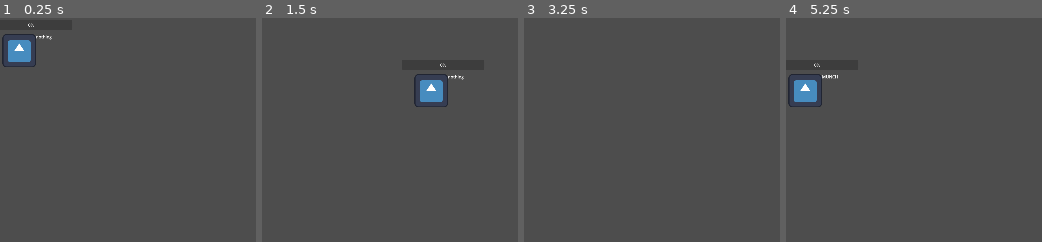
Above: before the commit, frames 1-4 (left to right).
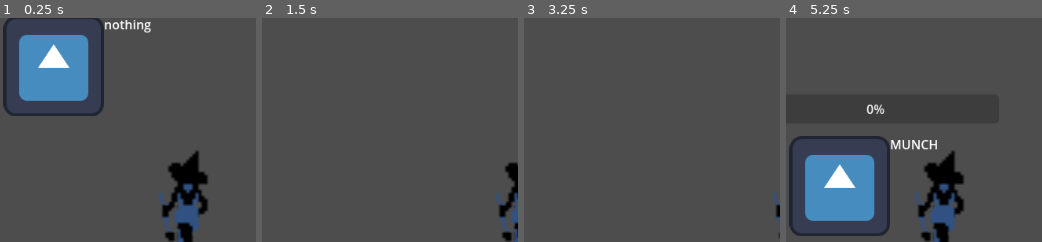
Above: after the commit, the same moments.

Repository: 8bitbiochemist/nes_jam_26
Game: Godot game, scene res://Scenes/world.tscn
The game is run twice, just before and just after one commit, with the same random seed, the same clock (stepped at 60 frames per second) and the same inputs. The engine's default icon, where the game draws it, is replaced by a stand-in: a white triangle on a blue panel in a dark square.
Inputs:
- Up to frame 1 (0.25 s): no input
- Up to frame 2 (1.5 s): hold Right (Right) 0.53-1.28 s; hold X (Interact) 0.53-1.28 s; hold Down (Down) from 1.28 s (still down); tap Z (Item ) at 1.35 s
- Up to frame 3 (3.25 s): release Down (Down) at 2.03 s; hold Right (Right) 2.03-2.78 s; hold X (Interact) 2.03-2.78 s; hold Up (Up) from 2.78 s (still down); tap Z (Item ) at 2.85 s
- Up to frame 4 (5.25 s): release Up (Up) at 3.53 s; hold X (Interact) 3.53-4.28 s; hold Left (Left) 3.53-5.03 s; tap Z (Item ) at 4.35 s; hold Down (Down) from 5.03 s (still down); hold X (Interact) from 5.03 s (still down)

The runs differ from the first frame. In frame 1, 15% of the frame differs, in the area x 0-82%, y 0-100%; in frame 2, 2.7%; in frame 3, 0.2%; in frame 4, 16%, in the area x 0-70%, y 20-100%.

Commit message:
enemy added and can move left to right. Also state machine has been added. I apologise for the code not being commented will get that done soon

Diff:
--- /dev/null
+++ b/greed/Scenes/Enemy.tscn
@@ -0,0 +1,22 @@
+[gd_scene format=3 uid="uid://v4tnt5j16d31"]
+
+[ext_resource type="Script" uid="uid://b2fhs8goinu3j" path="res://Scripts/enemyAI.gd" id="1_wovta"]
+[ext_resource type="Texture2D" uid="uid://ckhec6vpx170q" path="res://Assets/witch.png" id="2_xeo28"]
+[ext_resource type="Script" uid="uid://c336cpsmaq4df" path="res://Scenes/state_machine.gd" id="3_xeo28"]
+
+[sub_resource type="CapsuleShape2D" id="CapsuleShape2D_kpr8r"]
+radius = 9.0
+height = 40.0
+
+[node name="Enemy" type="CharacterBody2D" unique_id=1154319119]
+script = ExtResource("1_wovta")
+
+[node name="CollisionShape2D" type="CollisionShape2D" parent="." unique_id=1691745202]
+position = Vector2(-1, -1)
+shape = SubResource("CapsuleShape2D_kpr8r")
+
+[node name="Sprite2D" type="Sprite2D" parent="." unique_id=1621646719]
+texture = ExtResource("2_xeo28")
+
+[node name="State Machine" type="Node" parent="." unique_id=718496581]
+script = ExtResource("3_xeo28")
--- /dev/null
+++ b/greed/Scenes/state_machine.gd
@@ -0,0 +1,34 @@
+extends Node
+
+@export var initial_state : State
+var current_state : State
+var states: Dictionary = {}
+
+func _ready():
+	for child in get_children():
+		if child is State:
+			states[child.name.to_lower()] = child
+			child.Transitioned.connect(on_child_transition)
+
+func _process(delta):
+	if current_state:
+		current_state.Update(delta)
+
+
+func _physics_process(delta):
+	if current_state:
+		current_state.Physics_update(delta)
+
+
+func on_child_transition(state, new_state_name):
+	if state != current_state:
+		return
+
+	var new_state = states.get(new_state_name.to_lower())
+
+	if current_state:
+		current_state.exit()
+
+	new_state.enter()
+
+	current_state = new_state
--- a/greed/Scenes/world.tscn
+++ b/greed/Scenes/world.tscn
@@ -1,9 +1,18 @@
 [gd_scene format=3 uid="uid://b63k32qwcqevr"]
 
 [ext_resource type="PackedScene" uid="uid://cshg1873ue3md" path="res://Scenes/player.tscn" id="1_a02cp"]
+[ext_resource type="PackedScene" uid="uid://v4tnt5j16d31" path="res://Scenes/Enemy.tscn" id="2_go701"]
 
 [node name="world" type="Node2D" unique_id=544642644]
 
 [node name="player" parent="." unique_id=1686462666 instance=ExtResource("1_a02cp")]
 position = Vector2(19.250002, 32.75)
 scale = Vector2(0.26171875, 0.26171875)
+
+[node name="CharacterBody2D" parent="." unique_id=1154319119 instance=ExtResource("2_go701")]
+position = Vector2(59, 79)
+
+[node name="Camera2D" type="Camera2D" parent="." unique_id=1078441908]
+position = Vector2(44.00001, 54.000008)
+scale = Vector2(37.47546, 14.309232)
+zoom = Vector2(3, 3)
--- /dev/null
+++ b/greed/Scripts/State.gd
@@ -0,0 +1,18 @@
+extends Node
+class_name State
+
+signal Transitioned
+func Enter():
+	pass
+
+
+func Exit():
+	pass
+
+
+func Update(_delta: float):
+	pass
+
+
+func Physics_update(_delta: float):
+	pass
--- /dev/null
+++ b/greed/Scripts/enemyAI.gd
@@ -0,0 +1,21 @@
+extends CharacterBody2D
+
+var direction = 1
+var start_position = 0
+var walking_distance = 50
+var speed = 20
+
+
+
+func _ready():
+	start_position = position.x
+
+func _physics_process(delta: float) -> void:
+	position.x += direction * speed * delta
+
+	if (position.x >= start_position + walking_distance):
+		direction = -1
+
+	if(position.x <= start_position - walking_distance):
+		direction = 1
+	move_and_slide()
Not shown, added: greed/Scenes/state_machine.gd.uid
Not shown, added: greed/Scripts/State.gd.uid
Not shown, added: greed/Scripts/enemyAI.gd.uid
